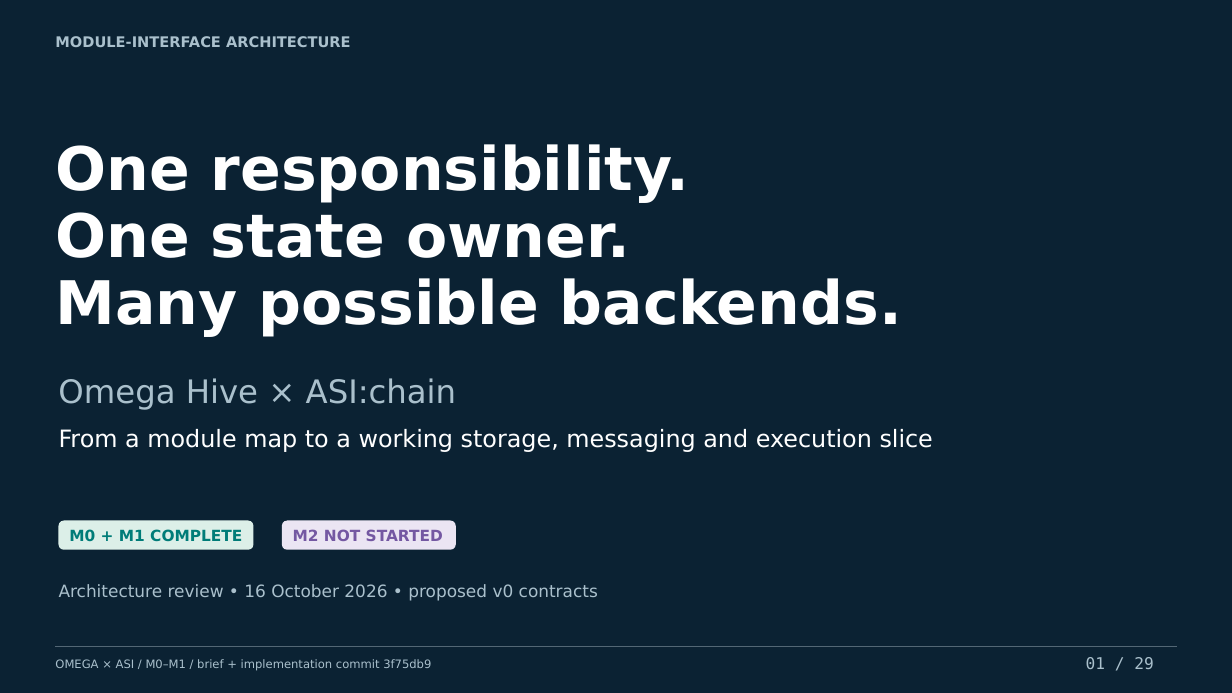
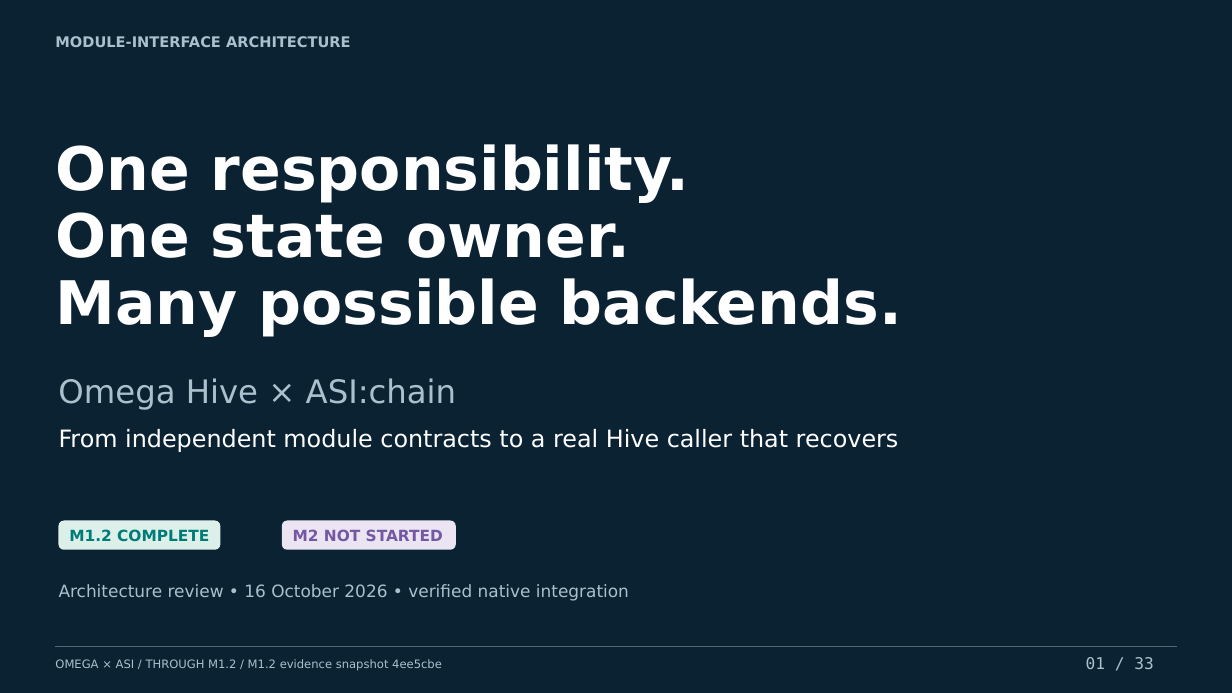
Before and after one commit to machieke/fusion-module-interfaces, a slide deck: slide 1 of docs/presentation/omega-asi-module-interfaces.pptx. Drawn at 1232x693 pixels with LibreOffice and Linux fonts; fonts in the diff are those of the drawing. Boxes give left, top, right and bottom in pixels: in the first picture for what was removed or moved away, otherwise in the second. Text is boxed around its words. In the diff, an @@ line names an element or a change of style, - is before the commit and + after.

Commit message:
Update conference presentation through M1.2 native Hive integration

```diff
--- a/docs/presentation/omega-asi-module-interfaces.pptx
+++ b/docs/presentation/omega-asi-module-interfaces.pptx
@@ text at box(59, 429, 899, 452): text changed @@
-From a module map to a working storage, messaging and execution slice
+From independent module contracts to a real Hive caller that recovers
@@ rounded rectangle: place and size @@
-rounded rectangle at box(58, 520, 253, 550)
+rounded rectangle at box(58, 520, 220, 550)
@@ text at box(69, 529, 209, 542): text changed @@
-M0 + M1 COMPLETE
+M1.2 COMPLETE
@@ text at box(59, 584, 629, 601): text changed @@
-Architecture review • 16 October 2026 • proposed v0 contracts
+Architecture review • 16 October 2026 • verified native integration
@@ text at box(55, 659, 442, 671): text changed @@
-OMEGA × ASI / M0–M1 / brief + implementation commit 3f75db9
+OMEGA × ASI / THROUGH M1.2 / M1.2 evidence snapshot 4ee5cbe
@@ text at box(1086, 657, 1153, 669): text changed @@
-01 / 29
+01 / 33
```
Also in this commit, not shown: 10 other slides changed, 22 slides added, 18 slides removed, 40 other files.
